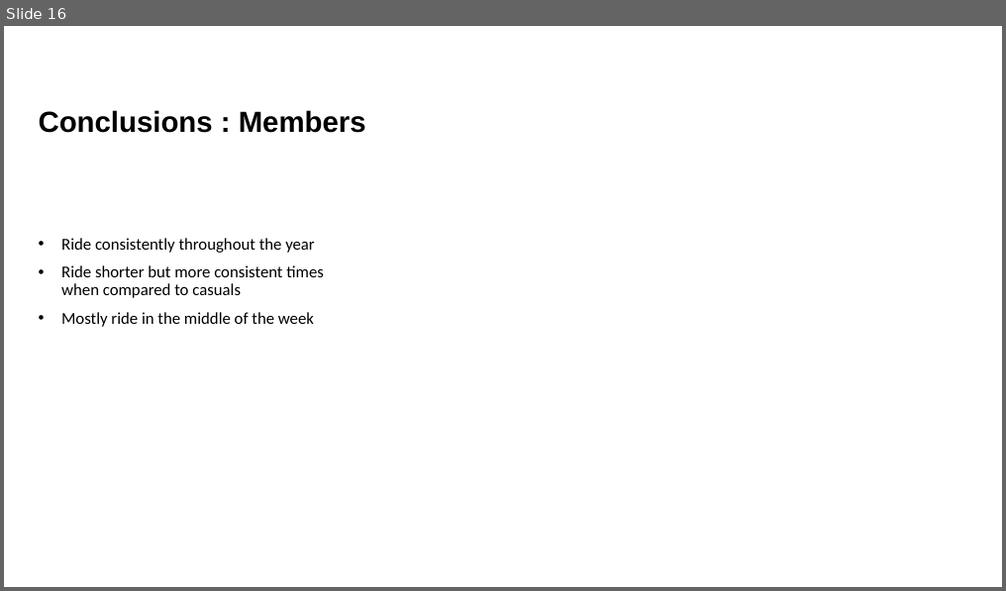
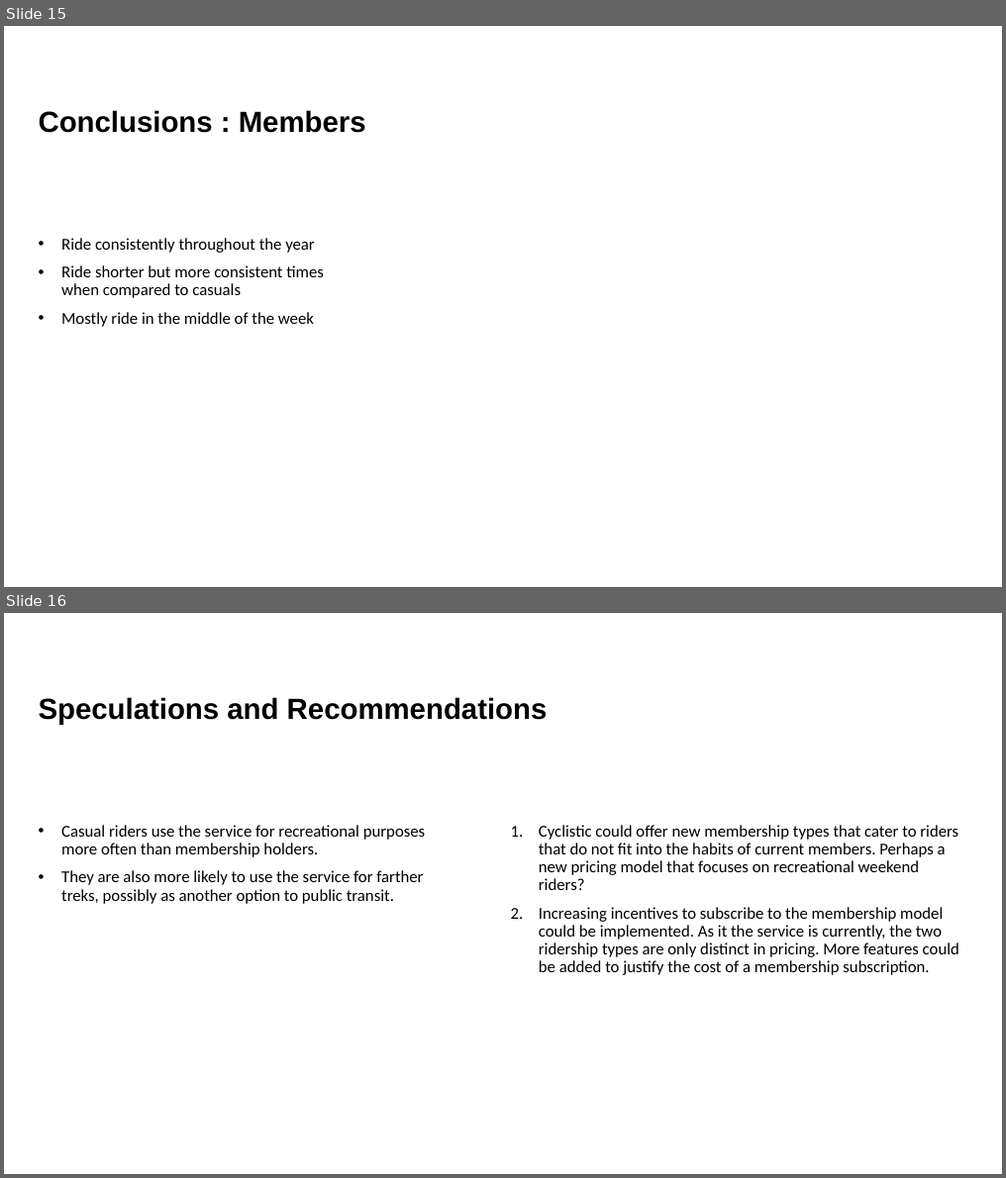
Before and after one commit to jason-heller/Rideshare-Case-Study, a slide deck: analysis_presentation_draft.pptx. Shown one above the other, each under a label of ours: slide 16 before the commit, slides 15 and 16 after it. The pictures are 1006x591 and 1006x1178 pixels, drawn with LibreOffice and Linux fonts; fonts in the diff are those of the drawing. Boxes give left, top, right and bottom in pixels: in the first picture for what was removed or moved away, otherwise in the second. Text is boxed around its words. In the diff, an @@ line names an element or a change of style, - is before the commit and + after.

```diff
--- a/analysis_presentation_draft.pptx
+++ b/analysis_presentation_draft.pptx
@@ slide 16 added at [4,613,1002,1174], background #FFFFFF @@
@@ title added at [39,697,548,725], 28 pt, text #000000, bold @@
+Speculations and Recommendations
@@ text added at [61,825,425,904], 16 pt, text #000000 @@
+• Casual riders use the service for recreational purposes more often than membership holders.
+• They are also more likely to use the service for farther treks, possibly as another option to public transit.
@@ text added at [539,825,959,975], 16 pt, text #000000 @@
+1. Cyclistic could offer new membership types that cater to riders that do not fit into the habits of current members. Perhaps a new pricing model that focuses on recreational weekend riders?
+2. Increasing incentives to subscribe to the membership model could be implemented. As it the service is currently, the two ridership types are only distinct in pricing. More features could be added to justify the cost of a membership subscription.
@@ what was slide 16 is now slide 15 @@
```
Also in this commit, not shown: 1 slide changed, 1 other slide added, 3 slides removed, 1 other file.
